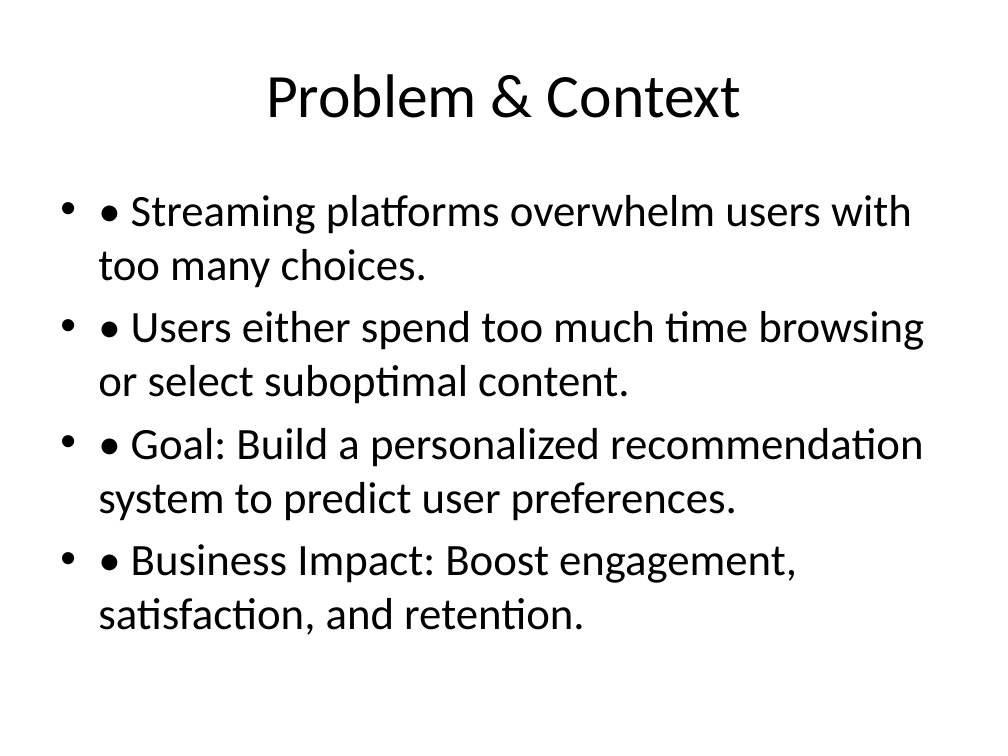
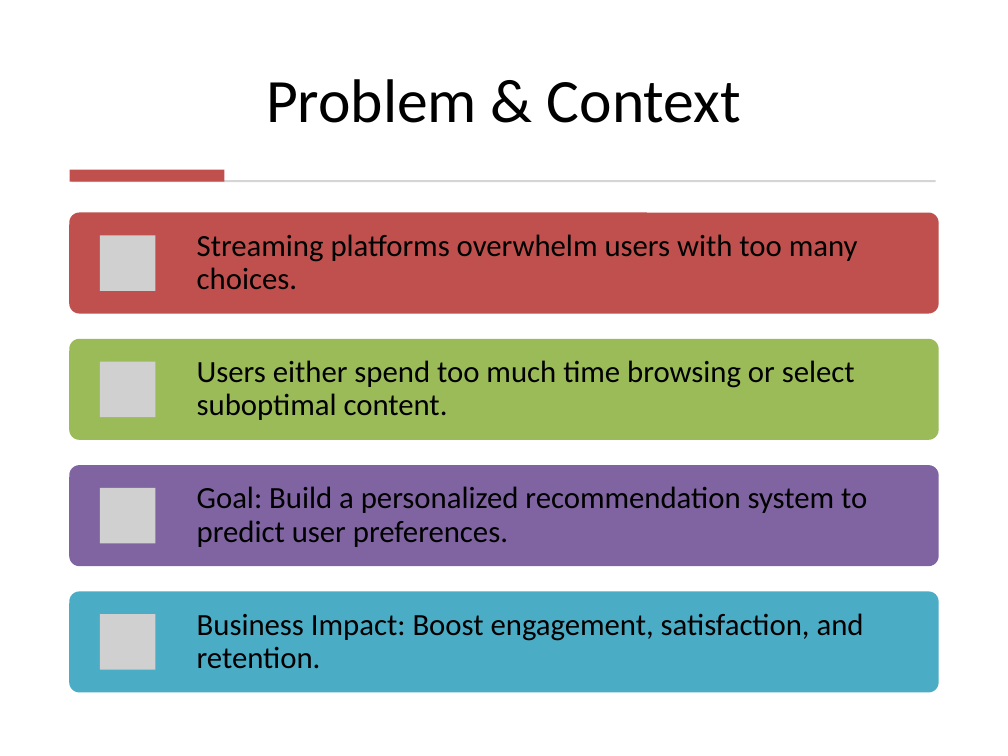
Before and after one commit to VidushiR/Springboard, a slide deck: slide 2 of CapstoneThree_MovieRecommedationSystem/reports/MovieRecommendationCapstoneThree_Final_Presentation.pptx. Drawn at 1008x756 pixels with LibreOffice and Linux fonts; fonts in the diff are those of the drawing; grey boxes stand for pictures. Boxes give left, top, right and bottom in pixels: in the first picture for what was removed or moved away, otherwise in the second. Text is boxed around its words. In the diff, an @@ line names an element or a change of style, - is before the commit and + after.

Commit message:
adding power point presentation for Movie recommendation Project

```diff
--- a/CapstoneThree_MovieRecommedationSystem/reports/MovieRecommendationCapstoneThree_Final_Presentation.pptx
+++ b/CapstoneThree_MovieRecommedationSystem/reports/MovieRecommendationCapstoneThree_Final_Presentation.pptx
@@ title "Problem & Context" at <box>266,79,741,123</box>: vertical alignment middle to bottom @@
@@ rectangle added at <box>70,169,225,181</box>, fill #C0504D @@
@@ rectangle added at <box>72,180,935,182</box>, fill #D5D5D5 @@
@@ text removed at <box>98,195,924,635</box> @@
-• • Streaming platforms overwhelm users with too many choices.
-• • Users either spend too much time browsing or select suboptimal content.
-• • Goal: Build a personalized recommendation system to predict user preferences.
-• • Business Impact: Boost engagement, satisfaction, and retention.
@@ group added at <box>70,213,938,692</box>: 4 rounded rectangles, 4 pictures, 4 texts @@
+Streaming platforms overwhelm users with too many choices.
+Users either spend too much time browsing or select suboptimal content.
+Goal: Build a personalized recommendation system to predict user preferences.
+Business Impact: Boost engagement, satisfaction, and retention.
```
Also in this commit, not shown: 10 other slides changed, 9 slides added.
